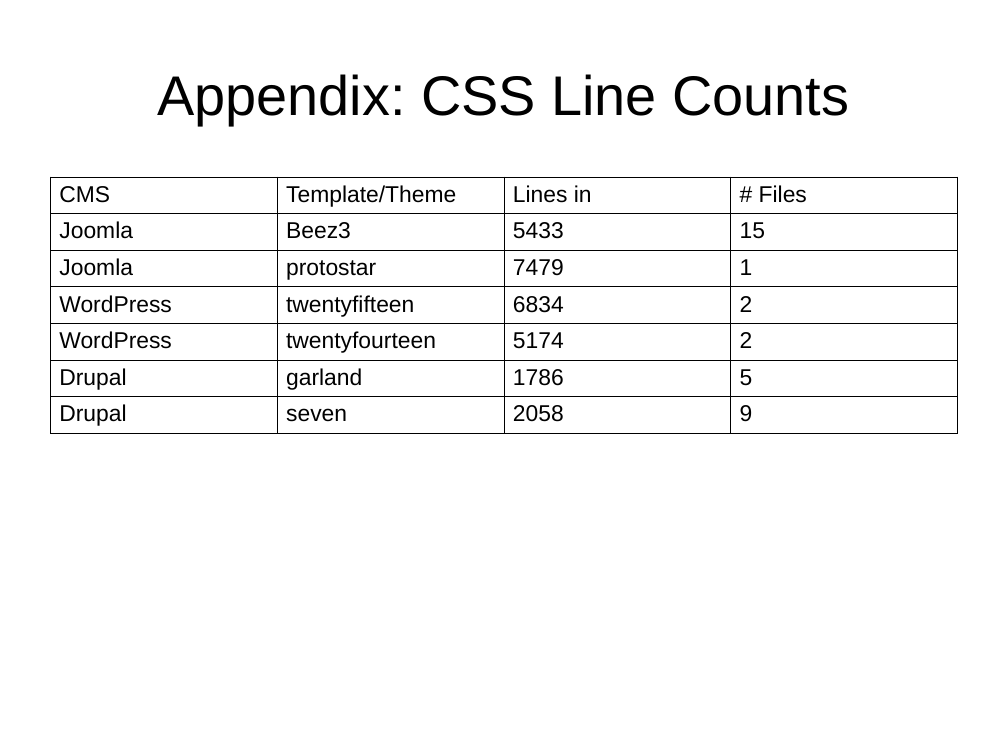
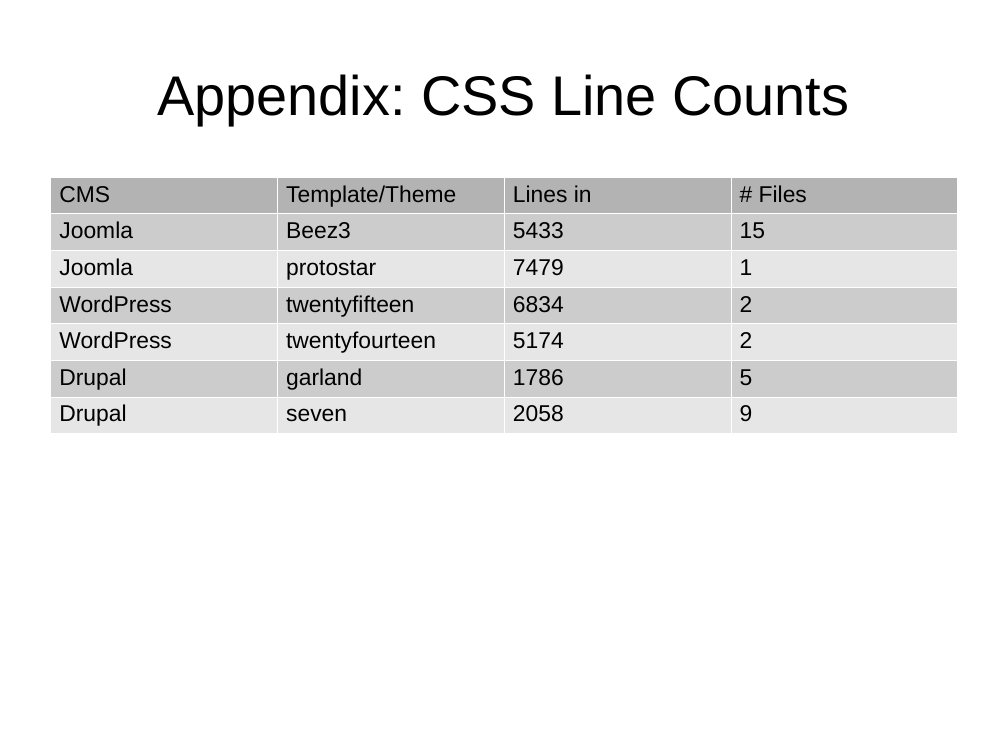
Before and after one commit to tomwhartung/jmws_accoutrements, a slide deck: slide 21 of presentations/2015_09-Joomla/Device_Detection-In_Protostar_and_Beez3.odp (slide 17 before the commit). Drawn at 1008x756 pixels with LibreOffice and Linux fonts; fonts in the diff are those of the drawing. Boxes give left, top, right and bottom in pixels: in the first picture for what was removed or moved away, otherwise in the second. Text is boxed around its words. In the diff, an @@ line names an element or a change of style, - is before the commit and + after.

```diff
--- a/presentations/2015_09-Joomla/Device_Detection-In_Protostar_and_Beez3.odp
+++ b/presentations/2015_09-Joomla/Device_Detection-In_Protostar_and_Beez3.odp
@@ table at [50,177,958,430] @@
@@ fill none to #B3B3B3 in row 1 @@
@@ fill none to #CCCCCC in 12 cells @@
@@ fill none to #E6E6E6 in 12 cells @@
@@ borders changed @@
```
Also in this commit, not shown: 2 other slides changed, 4 slides added.
